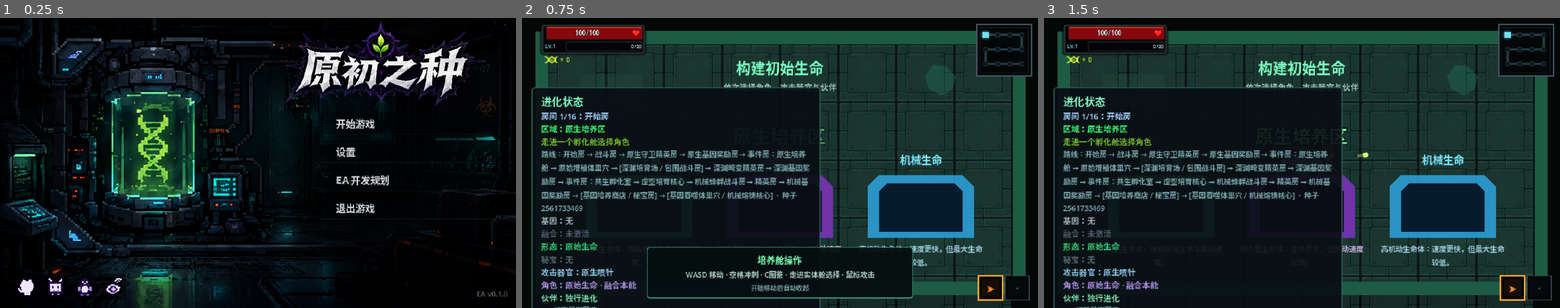
Above: before the commit, frames 1-3 (left to right).
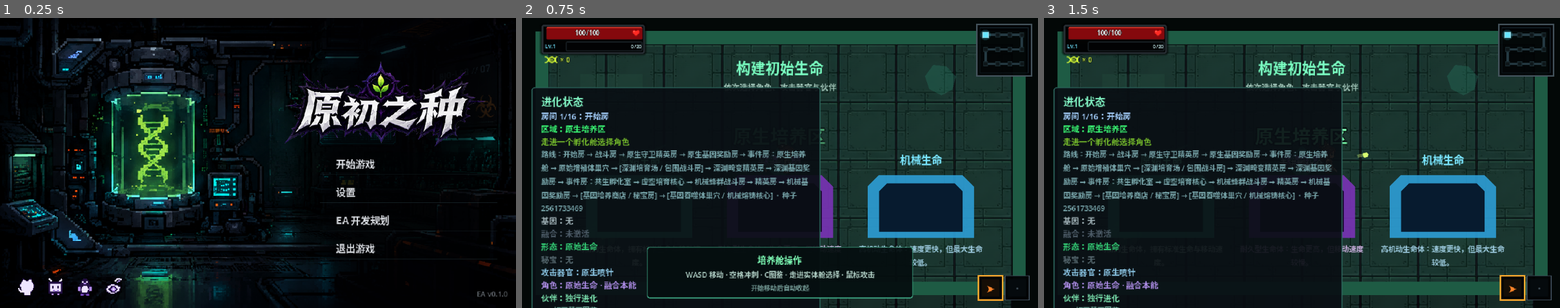
Above: after the commit, the same moments.

Repository: LIJUNCAN1/-Roguelike
Game: Godot game, scene res://scenes/ui/title_screen.tscn
The game is run twice, just before and just after one commit, with the same random seed, the same clock (stepped at 60 frames per second) and the same inputs.
Inputs (mouse positions are in pixels of both pictures, inside the frame that each line leads up to):
- Up to frame 1 (0.25 s): no input
- Up to frame 2 (0.75 s): click "开始游戏" at 0.5 s
- Up to frame 3 (1.5 s): tap Enter (ui_accept) at 1.25 s; move the mouse to (1415, 148) at 1.27 s; press the mouse at (1415, 148) at 1.28 s; hold D (move_right) from 1.28 s (still down)

The runs differ from the first frame. In frame 1, 7.8% of the frame differs, in the area x 55-97%, y 1-82%; in frame 2, nothing differs; in frame 3, nothing differs.

Commit message:
fix: center title menu vertically

Diff:
--- a/scenes/ui/title_screen.tscn
+++ b/scenes/ui/title_screen.tscn
@@ -168,9 +168,9 @@
 
 [node name="TitleImage" type="TextureRect" parent="Interface" unique_id=1299536591]
 offset_left = 332.0
-offset_top = 4.0
+offset_top = 54.0
 offset_right = 622.0
-offset_bottom = 110.0
+offset_bottom = 160.0
 mouse_filter = 2
 texture = ExtResource("5_title_logo")
 expand_mode = 1
@@ -200,9 +200,9 @@
 
 [node name="Menu" type="PanelContainer" parent="Interface" unique_id=1233610578]
 offset_left = 397.0
-offset_top = 112.0
+offset_top = 162.0
 offset_right = 617.0
-offset_bottom = 255.0
+offset_bottom = 305.0
 theme_override_styles/panel = SubResource("StyleBoxFlat_menu")
 
 [node name="Content" type="VBoxContainer" parent="Interface/Menu" unique_id=1850334910]
